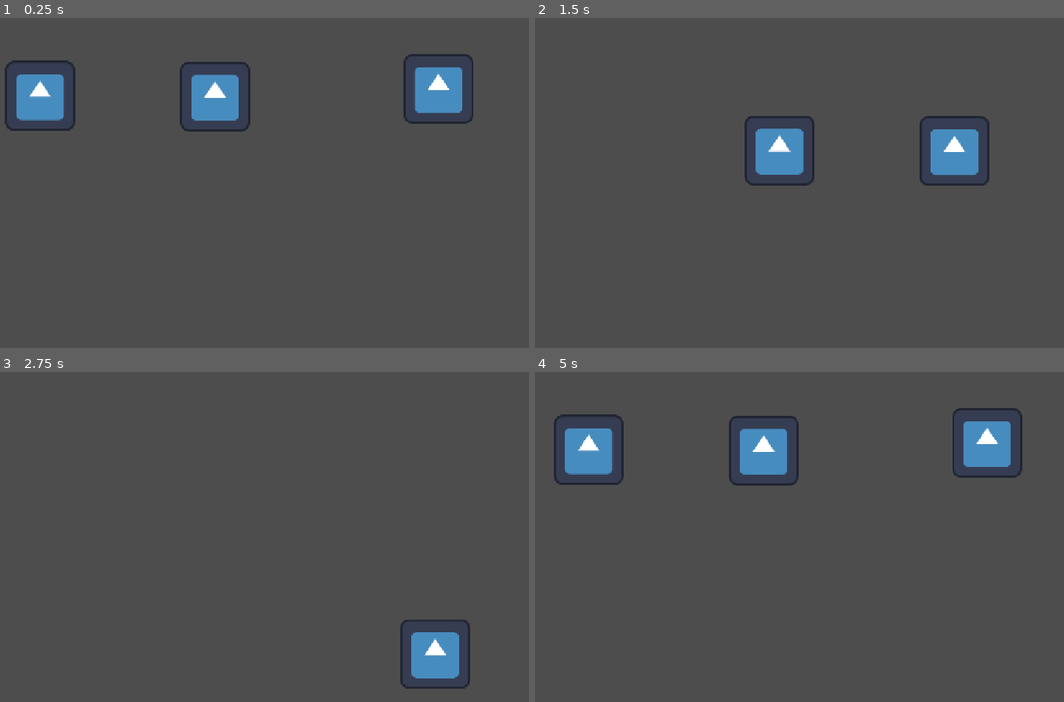
Above: before the commit, frames 1-4 (two rows, left to right).
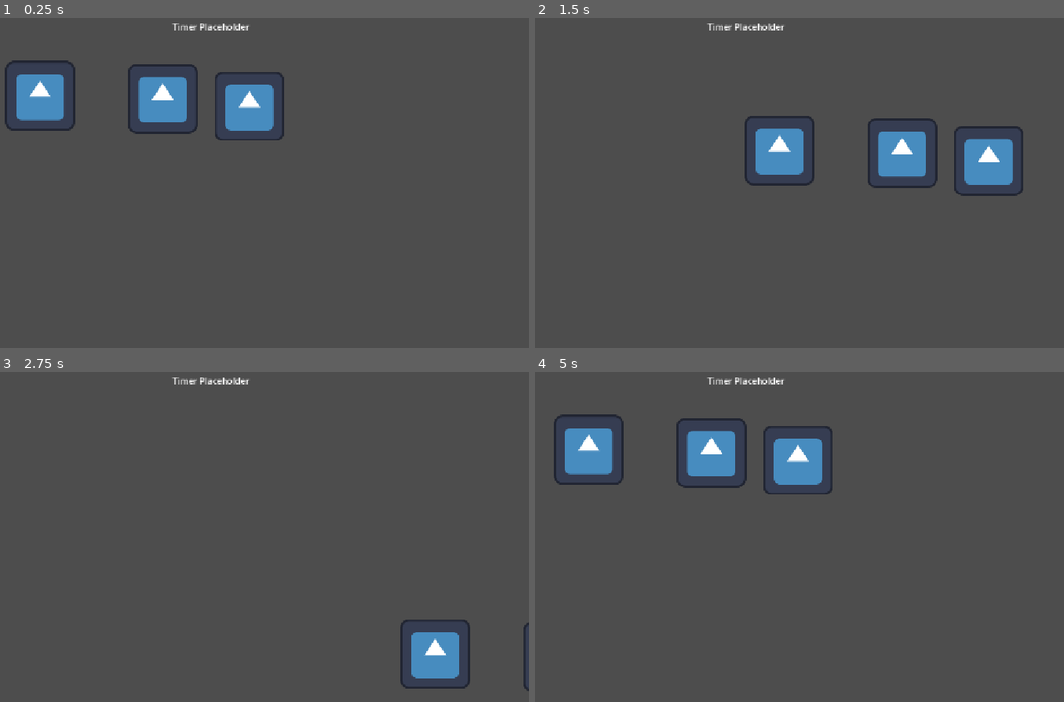
Above: after the commit, the same moments.

Repository: tszyana/SenselessChefs
Game: Godot game, scene res://scenes/kitchen.tscn
Same seed, same stepped clock (60 frames per second), same inputs: the game is played once before the commit and once after it. This scene is started directly instead of the project's main scene. The engine's default icon, where the game draws it, is replaced by a stand-in: a white triangle on a blue panel in a dark square.
Inputs:
- Up to frame 1 (0.25 s): no input
- Up to frame 2 (1.5 s): tap Enter at 0.5 s; hold Right (right) 0.53-1.28 s; hold S (down) from 1.28 s (still down)
- Up to frame 3 (2.75 s): release S (down) at 2.03 s; hold Right (right) from 2.03 s (still down)
- Up to frame 4 (5 s): release Right (right) at 2.78 s; hold Up (up) 2.78-3.53 s; hold Left (left) from 3.53 s (still down)

The runs differ from the first frame. In frame 1, 5.7% of the frame differs, in the area x 24-90%, y 1-38%; in frame 2, 4.1%; in frame 3, 0.3%; in frame 4, 5.7%.

Commit message:
Added trashcan

Diff:
--- a/scenes/kitchen.tscn
+++ b/scenes/kitchen.tscn
@@ -1,19 +1,22 @@
-[gd_scene format=3 uid="uid://bh4nx2ebsqfaq"]
+[gd_scene format=3 uid="uid://ccqr3grqb88i6"]
 
 [ext_resource type="PackedScene" uid="uid://bkrucl6g84xoa" path="res://scenes/player_mute.tscn" id="1_01sk3"]
 [ext_resource type="PackedScene" uid="uid://de2ugp7o5yyaa" path="res://scenes/player_deaf.tscn" id="2_jtesv"]
 [ext_resource type="PackedScene" uid="uid://bn2k5w2cgyjes" path="res://scenes/player_blind.tscn" id="3_c621a"]
 [ext_resource type="Script" uid="uid://bqtcygqafkwk0" path="res://scripts/timer_label.gd" id="4_bems3"]
 
+[sub_resource type="CircleShape2D" id="CircleShape2D_vqp8a"]
+radius = 118.0
+
 [node name="Main" type="Node2D" unique_id=1947100178]
 
 [node name="Players" type="Node2D" parent="." unique_id=1408460873]
 
 [node name="MutePlayer" parent="Players" unique_id=102776357 instance=ExtResource("1_01sk3")]
-position = Vector2(986, 172)
+position = Vector2(639, 204)
 
 [node name="DeafPlayer" parent="Players" unique_id=1982512972 instance=ExtResource("2_jtesv")]
-position = Vector2(576, 186)
+position = Vector2(480, 190)
 
 [node name="BlindPlayer" parent="Players" unique_id=1426497895 instance=ExtResource("3_c621a")]
 position = Vector2(255, 185)
@@ -26,11 +29,25 @@
 
 [node name="TimerLabel" type="Label" parent="Control" unique_id=499163736]
 layout_mode = 0
-offset_right = 40.0
-offset_bottom = 23.0
+offset_left = 498.0
+offset_top = 46.0
+offset_right = 639.0
+offset_bottom = 95.0
+text = "Timer Placeholder
+"
 script = ExtResource("4_bems3")
 
 [node name="Timer" type="Timer" parent="." unique_id=1406045070]
 wait_time = 180.0
 one_shot = true
 autostart = true
+
+[node name="TrashCan" type="Node2D" parent="." unique_id=1689136597]
+
+[node name="Sprite2D" type="Sprite2D" parent="TrashCan" unique_id=1901710742]
+
+[node name="Area2D" type="Area2D" parent="TrashCan" unique_id=1850943327]
+
+[node name="CollisionShape2D" type="CollisionShape2D" parent="TrashCan/Area2D" unique_id=1897936257]
+position = Vector2(1022, 225)
+shape = SubResource("CircleShape2D_vqp8a")
--- a/scripts/timer_label.gd
+++ b/scripts/timer_label.gd
@@ -1,7 +1,4 @@
 extends Label
-
-#@onready var game_timer = $GameTimer
-#@onready var time_label = $CanvasLayer/TimeLabel
 
 # Called when the node enters the scene tree for the first time.
 func _ready() -> void:
@@ -10,5 +7,4 @@
 
 # Called every frame. 'delta' is the elapsed time since the previous frame.
 func _process(delta: float) -> void:
-	#time_label.text = "Time: " + str(ceil(game_timer.time_left))
 	pass
